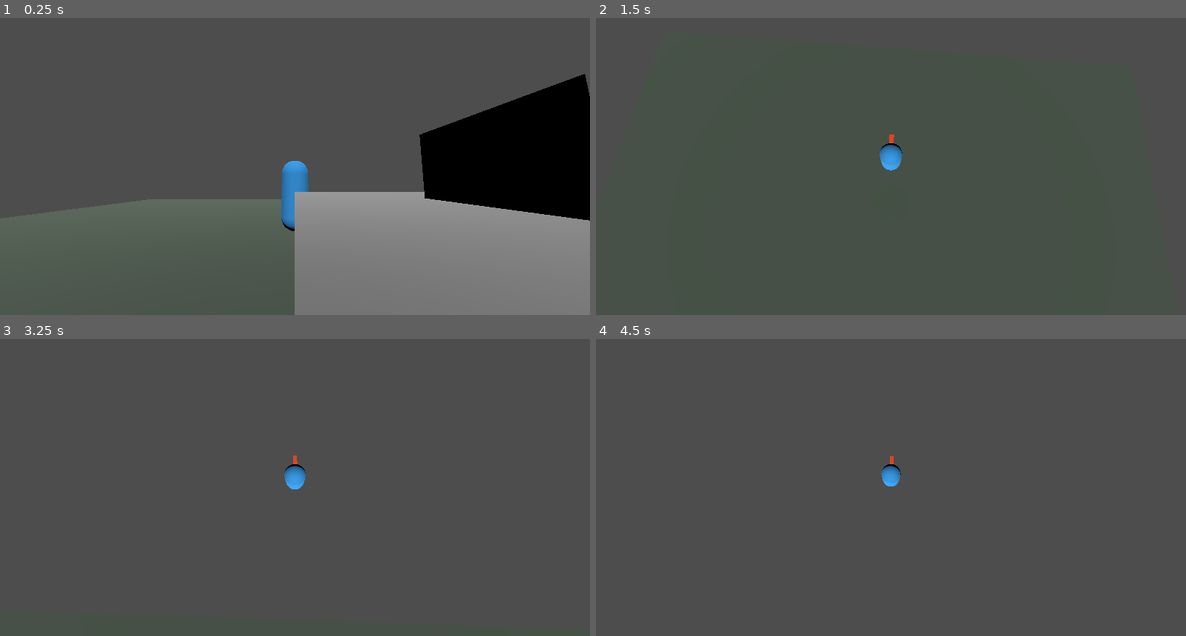
Above: before the commit, frames 1-4 (two rows, left to right).
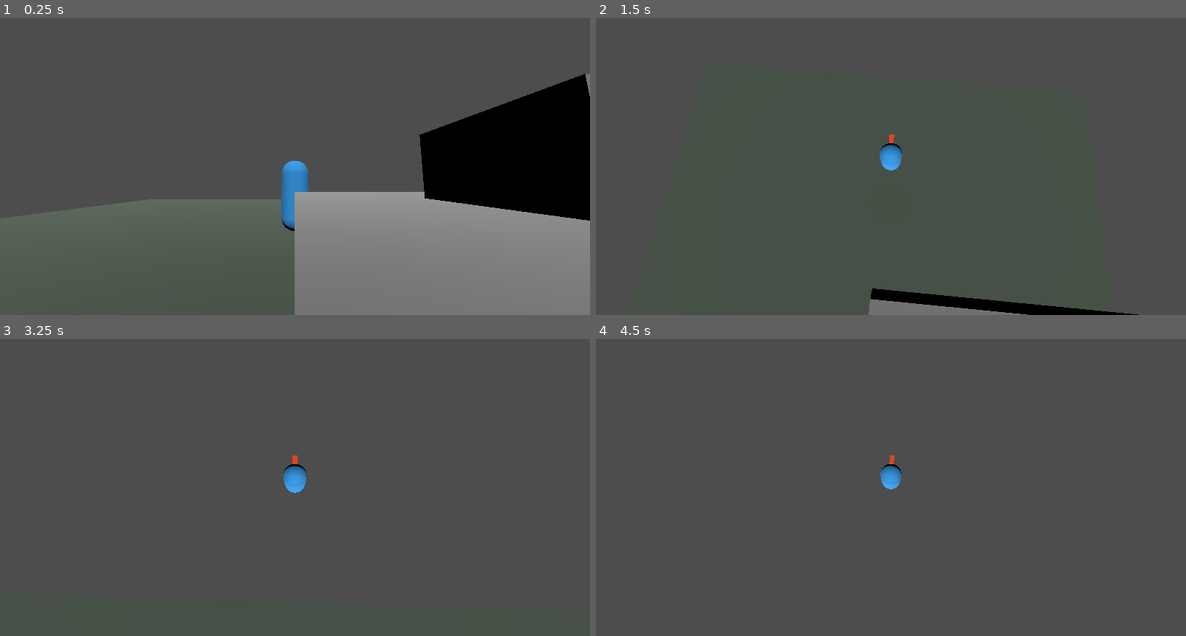
Above: after the commit, the same moments.

Repository: glenn-woods/Hiveminders
Game: Godot game, scene res://scenes/main.tscn
Two runs of this game, one before a commit and one after it. Both use one fixed random seed, a clock stepped at 60 frames per second and the inputs below.
Inputs (mouse positions are in pixels of both pictures, inside the frame that each line leads up to):
- Up to frame 1 (0.25 s): no input
- Up to frame 2 (1.5 s): tap Enter at 0.5 s; move the mouse to (920, 148) at 0.52 s; hold W (move_up) from 0.53 s (still down); click (920, 148) at 0.6 s; tap Space (jump, bound only after the commit) at 0.77, 1.07 s; tap E (interact) at 0.8, 1.35 s; move the mouse to (861, 151) at 1.27 s; click (861, 151) at 1.42 s
- Up to frame 3 (3.25 s): keep holding W (move_up); tap Space (jump, bound only after the commit) at 1.52, 1.55, 1.82, 2, 2.1, 3.02 s; move the mouse to (306, 463) at 2.02 s; click (306, 463) at 2.3 s; tap Enter at 2.75 s; move the mouse to (289, 475) at 2.77 s; click (289, 475) at 2.85 s; tap E (interact) at 3.05 s
- Up to frame 4 (4.5 s): keep holding W (move_up); tap Space (jump, bound only after the commit) at 3.32, 3.5, 3.77, 3.8, 4.07 s; move the mouse to (932, 475) at 3.52 s; tap E (interact) at 3.6 s; click (932, 475) at 3.67 s; tap Enter at 4.25 s; move the mouse to (843, 466) at 4.27 s; tap Tab (toggle_mode) at 4.35 s

The runs differ from the first frame. In frame 1, less than 0.1% of the frame differs, in the area x 2-100%, y 18-69%; in frame 2, 2.1%, in the area x 46-92%, y 40-100%; in frame 3, less than 0.1%; in frame 4, less than 0.1%.

Commit message:
added voxel culling fixes

Diff:
--- a/hiveminders/input/input_bindings.csv
+++ b/hiveminders/input/input_bindings.csv
@@ -12,9 +12,10 @@
 third_person,move_right,BOOL,joy_axis:0:-1.0,key:D
 third_person,move_up,BOOL,joy_axis:1:-1.0,key:W
 third_person,move_down,BOOL,joy_axis:1:1.0,key:S
-third_person,interact,BOOL,joy_button:0,key:E
-third_person,attack,BOOL,joy_button:2,mouse_button:1
+third_person,interact,BOOL,joy_button:2,key:E
+third_person,attack,BOOL,joy_button:10,mouse_button:1
 third_person,look_left,BOOL,joy_axis:2:-1.0,
 third_person,look_right,BOOL,joy_axis:2:1.0,
 third_person,look_up,BOOL,joy_axis:3:-1.0,
 third_person,look_down,BOOL,joy_axis:3:1.0,
+third_person,jump,BOOL,joy_button:0,key:Space
--- a/hiveminders/scripts/input/input_system.gd
+++ b/hiveminders/scripts/input/input_system.gd
@@ -28,6 +28,9 @@
 
 ## When true, prints every raw input event as its CSV token to the output.
 @export var debug_input: bool = true
+
+## When true, prints whenever a registered action is pressed.
+@export var debug_actions: bool = true
 
 # ---------------------------------------------------------------------------
 # State
@@ -190,6 +193,16 @@
 		_sync_input_map()
 		active_scheme_changed.emit(_active_scheme)
 
+
+## Logs registered actions that were just pressed this frame.
+func _process(_delta: float) -> void:
+	if not debug_actions:
+		return
+	var ctx: String = get_active_context_name()
+	for action_name: String in _registered_actions:
+		if Input.is_action_just_pressed(action_name):
+			print("[action] %s  (context: %s)" % [action_name, ctx])
+
 ## Clears all system-registered actions from InputMap, then rebuilds from the
 ## merged base + top context action definitions and the active scheme's bindings.
 ## When the stack has more than one context, base (index 0) actions are registered
--- a/hiveminders/scripts/player.gd
+++ b/hiveminders/scripts/player.gd
@@ -6,9 +6,15 @@
 
 @export var move_speed: float = 5.0
 @export var rotation_speed: float = 15.0
+@export var gravity: float = 9.8
+@export var jump_velocity: float = 6.57  # Reaches ~2.2 blocks high
 
 ## Set by the scene to the camera rig so we can read its yaw.
 var camera_rig: Node3D = null
+
+## Double jump state
+var _has_double_jump: bool = false  # Set true when ability is active
+var _jumps_remaining: int = 1
 
 
 func _physics_process(delta: float) -> void:
@@ -16,14 +22,24 @@
 	if InputMap.has_action("move_left"):
 		input_dir = Input.get_vector("move_left", "move_right", "move_up", "move_down")
 
-	# Apply gravity
+	# Gravity
 	if not is_on_floor():
-		velocity.y -= 9.8 * delta
+		velocity.y -= gravity * delta
 	else:
 		velocity.y = 0.0
+		_jumps_remaining = 2 if _has_double_jump else 1
 
+	# Jump
+	if InputMap.has_action("jump") and Input.is_action_just_pressed("jump"):
+		if is_on_floor():
+			velocity.y = jump_velocity
+			_jumps_remaining -= 1
+		elif _jumps_remaining > 0:
+			velocity.y = jump_velocity
+			_jumps_remaining -= 1
+
+	# Camera-relative movement
 	if input_dir.length() > 0.1 and camera_rig != null:
-		# Move relative to camera facing direction
 		var cam_yaw: float = atan2(
 			-camera_rig.global_transform.basis.z.x,
 			-camera_rig.global_transform.basis.z.z
@@ -37,7 +53,7 @@
 		velocity.x = 0.0
 		velocity.z = 0.0
 
-	# Always face the camera's yaw direction
+	# Always face camera yaw
 	if camera_rig != null:
 		var cam_yaw: float = atan2(
 			-camera_rig.global_transform.basis.z.x,
--- a/hiveminders/scripts/world/voxel_mesh_generator.gd
+++ b/hiveminders/scripts/world/voxel_mesh_generator.gd
@@ -186,34 +186,39 @@
 
 
 ## Grid (x,y,z) -> world Vector3(x, z, y). z-up in grid = y-up in Godot.
+## FACE_DIRS are in grid space. Winding: counter-clockwise viewed from outside.
 func _cube_face_verts(gx: float, gy: float, gz: float, dir: Vector3i) -> Array:
-	var ox: float = gx
-	var oy: float = gz  # world Y = grid Z
-	var oz: float = gy  # world Z = grid Y
+	var x0: float = gx
+	var x1: float = gx + 1.0
+	var y0: float = gz        # world Y = grid Z
+	var y1: float = gz + 1.0
+	var z0: float = gy        # world Z = grid Y
+	var z1: float = gy + 1.0
+
 	match dir:
-		Vector3i(1, 0, 0):
-			return [Vector3(ox+1,oy,oz), Vector3(ox+1,oy,oz+1), Vector3(ox+1,oy+1,oz+1), Vector3(ox+1,oy+1,oz)]
-		Vector3i(-1, 0, 0):
-			return [Vector3(ox,oy,oz+1), Vector3(ox,oy,oz), Vector3(ox,oy+1,oz), Vector3(ox,oy+1,oz+1)]
-		Vector3i(0, 1, 0):
-			return [Vector3(ox,oy,oz+1), Vector3(ox+1,oy,oz+1), Vector3(ox+1,oy+1,oz+1), Vector3(ox,oy+1,oz+1)]
-		Vector3i(0, -1, 0):
-			return [Vector3(ox+1,oy,oz), Vector3(ox,oy,oz), Vector3(ox,oy+1,oz), Vector3(ox+1,oy+1,oz)]
-		Vector3i(0, 0, 1):
-			return [Vector3(ox,oy+1,oz), Vector3(ox+1,oy+1,oz), Vector3(ox+1,oy+1,oz+1), Vector3(ox,oy+1,oz+1)]
-		Vector3i(0, 0, -1):
-			return [Vector3(ox,oy,oz+1), Vector3(ox+1,oy,oz+1), Vector3(ox+1,oy,oz), Vector3(ox,oy,oz)]
+		Vector3i(1, 0, 0):   # grid +X = world +X
+			return [Vector3(x1,y0,z1), Vector3(x1,y1,z1), Vector3(x1,y1,z0), Vector3(x1,y0,z0)]
+		Vector3i(-1, 0, 0):  # grid -X = world -X
+			return [Vector3(x0,y0,z0), Vector3(x0,y1,z0), Vector3(x0,y1,z1), Vector3(x0,y0,z1)]
+		Vector3i(0, 1, 0):   # grid +Y = world +Z
+			return [Vector3(x0,y0,z1), Vector3(x0,y1,z1), Vector3(x1,y1,z1), Vector3(x1,y0,z1)]
+		Vector3i(0, -1, 0):  # grid -Y = world -Z
+			return [Vector3(x1,y0,z0), Vector3(x1,y1,z0), Vector3(x0,y1,z0), Vector3(x0,y0,z0)]
+		Vector3i(0, 0, 1):   # grid +Z = world +Y (top)
+			return [Vector3(x0,y1,z0), Vector3(x1,y1,z0), Vector3(x1,y1,z1), Vector3(x0,y1,z1)]
+		Vector3i(0, 0, -1):  # grid -Z = world -Y (bottom)
+			return [Vector3(x0,y0,z1), Vector3(x1,y0,z1), Vector3(x1,y0,z0), Vector3(x0,y0,z0)]
 	return []
 
 
 func _dir_to_normal(dir: Vector3i) -> Vector3:
 	match dir:
-		Vector3i(1, 0, 0):  return Vector3(1, 0, 0)
-		Vector3i(-1, 0, 0): return Vector3(-1, 0, 0)
-		Vector3i(0, 1, 0):  return Vector3(0, 0, 1)
-		Vector3i(0, -1, 0): return Vector3(0, 0, -1)
-		Vector3i(0, 0, 1):  return Vector3(0, 1, 0)
-		Vector3i(0, 0, -1): return Vector3(0, -1, 0)
+		Vector3i(1, 0, 0):  return Vector3(1, 0, 0)   # grid +X = world +X
+		Vector3i(-1, 0, 0): return Vector3(-1, 0, 0)  # grid -X = world -X
+		Vector3i(0, 1, 0):  return Vector3(0, 0, 1)   # grid +Y = world +Z
+		Vector3i(0, -1, 0): return Vector3(0, 0, -1)  # grid -Y = world -Z
+		Vector3i(0, 0, 1):  return Vector3(0, 1, 0)   # grid +Z = world +Y (up)
+		Vector3i(0, 0, -1): return Vector3(0, -1, 0)  # grid -Z = world -Y (down)
 	return Vector3.ZERO
 
 
@@ -224,7 +229,7 @@
 		Vector3i(-1, 0, 0):
 			return [Vector3(wx,wy,wz+1), Vector3(wx,wy,wz), Vector3(wx,wy+h,wz), Vector3(wx,wy+h,wz+1)]
 		Vector3i(0, 1, 0):
-			return [Vector3(wx,wy,wz+1), Vector3(wx+1,wy,wz+1), Vector3(wx+1,wy+h,wz+1), Vector3(wx,wy+h,wz+1)]
+			return [Vector3(wx+1,wy+h,wz+1), Vector3(wx+1,wy,wz+1), Vector3(wx,wy,wz+1), Vector3(wx,wy+h,wz+1)]
 		Vector3i(0, -1, 0):
-			return [Vector3(wx+1,wy,wz), Vector3(wx,wy,wz), Vector3(wx,wy+h,wz), Vector3(wx+1,wy+h,wz)]
+			return [Vector3(wx,wy+h,wz), Vector3(wx,wy,wz), Vector3(wx+1,wy,wz), Vector3(wx+1,wy+h,wz)]
 	return []
Binary file changed: hiveminders/input/input_bindings.gamepad.translation
Binary file changed: hiveminders/input/input_bindings.keyboard.translation
